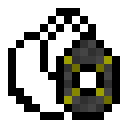
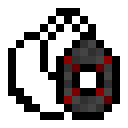
Layered file, before and after one edit (128x128). Changes by layer:
added layer "Words copy" above "Words" over <box>64,56,112,104</box>
hid "Words" over <box>64,56,112,104</box>
